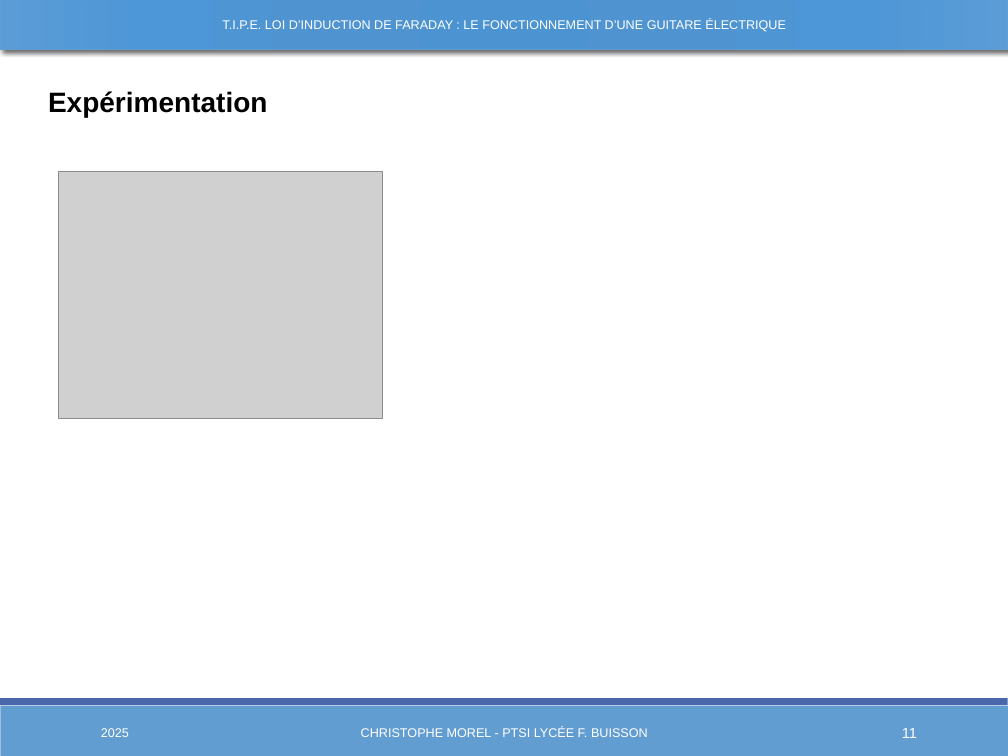
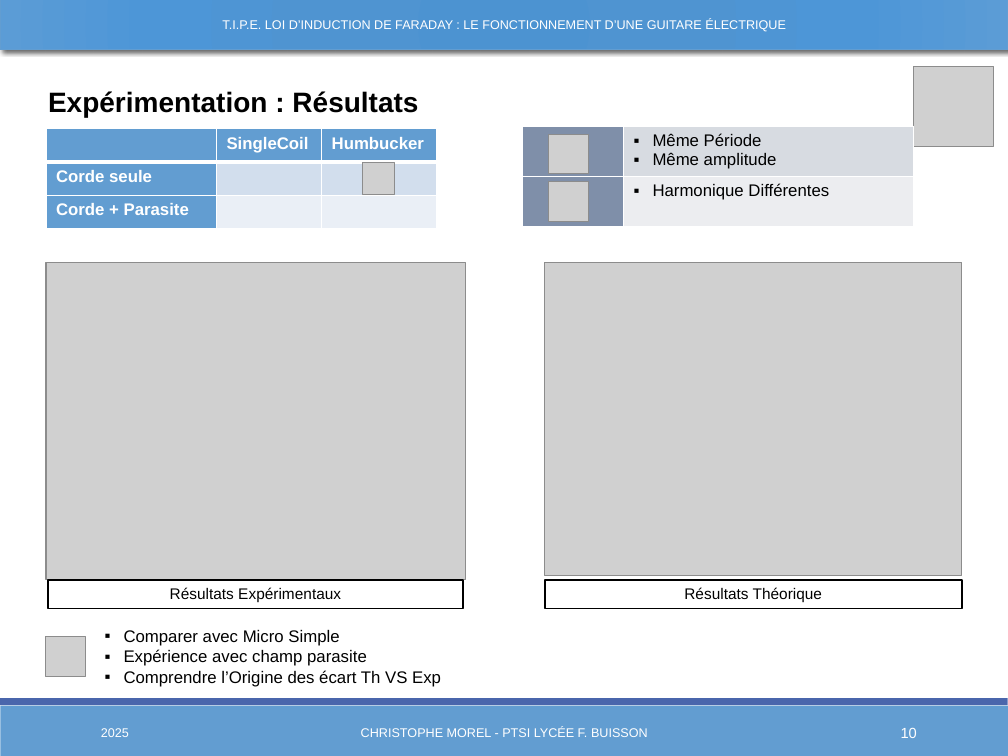
Before and after one commit to Chrismorel7/TIPE---Micro_guitare_elec, a slide deck: slide 10 of Views/Presentation3.pptx (slide 11 before the commit). Drawn at 1008x756 pixels with LibreOffice and Linux fonts; fonts in the diff are those of the drawing; grey boxes stand for pictures. Boxes give left, top, right and bottom in pixels: in the first picture for what was removed or moved away, otherwise in the second. Text is boxed around its words. In the diff, an @@ line names an element or a change of style, - is before the commit and + after.

Commit message:
Nouveau Modèle CHamp parasite

```diff
--- a/Views/Presentation3.pptx
+++ b/Views/Presentation3.pptx
@@ picture added at (913,67,994,146) @@
@@ text at (48,91,418,117): text changed @@
-Expérimentation
+Expérimentation : Résultats
@@ table added at (46,129,436,229), 3 rows, 3 columns @@
+ | SingleCoil | Humbucker
+Corde seule |  | 
+Corde + Parasite |  | 
@@ table added at (522,126,912,226), 2 rows, 2 columns @@
+ | Même Période / Même amplitude
+ | Harmonique Différentes
@@ picture added at (549,134,589,173) @@
@@ picture removed at (58,171,383,418) @@
@@ picture added at (363,162,394,194) @@
@@ picture added at (549,182,589,222) @@
@@ picture added at (46,262,466,580) @@
@@ picture added at (544,262,962,575) @@
@@ rectangle added at (48,580,464,609), fill #FFFFFF, outline #000000 1.25 pt, 11 pt, text #000000 @@
+Résultats Expérimentaux
@@ rectangle added at (544,580,962,609), fill #FFFFFF, outline #000000 1.25 pt, 11 pt, text #000000 @@
+Résultats Théorique
@@ picture added at (46,637,86,676) @@
@@ text added at (124,630,441,687), 12 pt, text #000000 @@
+▪ Comparer avec Micro Simple
+▪ Expérience avec champ parasite
+▪ Comprendre l’Origine des écart Th VS Exp
@@ page number at (901,728,917,738): text changed @@
-11
+10
```
Also in this commit, not shown: 6 other slides changed, 2 slides removed, 14 other files.
